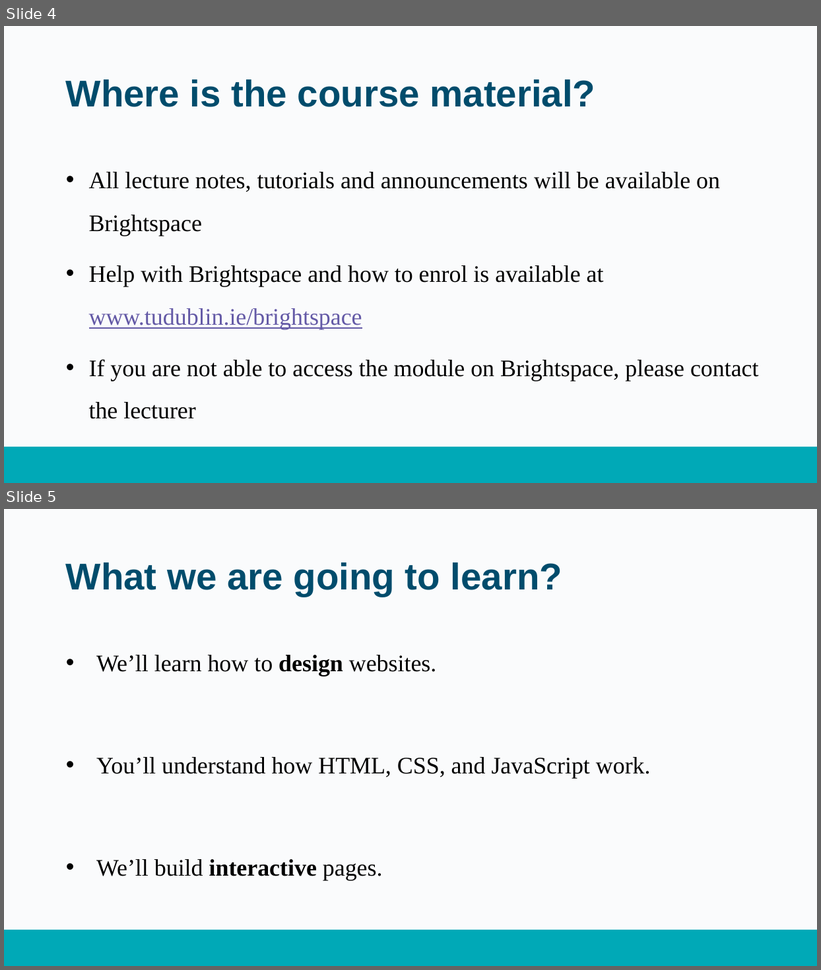
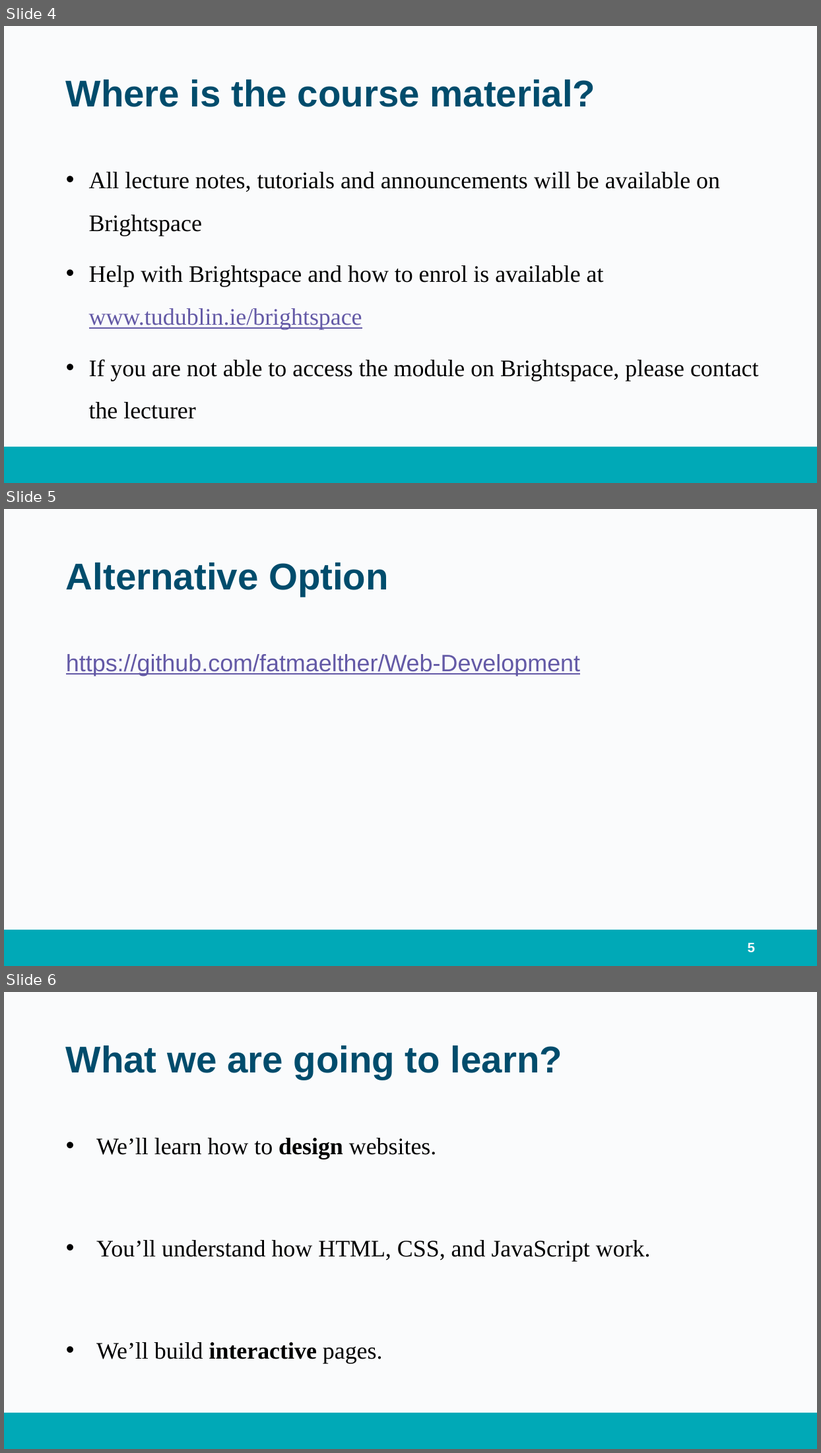
Before and after one commit to fatmaelther/Web-Development, a slide deck: Part 1 - Week 1 - Intro to the module.pptx. Shown one above the other, each under a label of ours: slides 4 and 5 before the commit, slides 4, 5 and 6 after it. The pictures are 821x970 and 821x1453 pixels, drawn with LibreOffice and Linux fonts; fonts in the diff are those of the drawing. Boxes give left, top, right and bottom in pixels: in the first picture for what was removed or moved away, otherwise in the second. Text is boxed around its words. In the diff, an @@ line names an element or a change of style, - is before the commit and + after.

```diff
--- a/Part 1 - Week 1 - Intro to the module.pptx
+++ b/Part 1 - Week 1 - Intro to the module.pptx
@@ slide 5 added at (4, 509, 817, 966), background #FAFBFC; not listed: 1 template element that a slide beside it also shows @@
@@ title added at (66, 562, 389, 596), 44 pt, text #004C6C, bold @@
+Alternative Option
@@ text added at (66, 654, 580, 676), 28 pt, text #6359A6, underline @@
+https://github.com/fatmaelther/Web-Development
@@ page number added at (748, 943, 755, 953), 16 pt, text #FAFBFD, bold @@
+5
@@ what was slide 5 is now slide 6 @@
```
